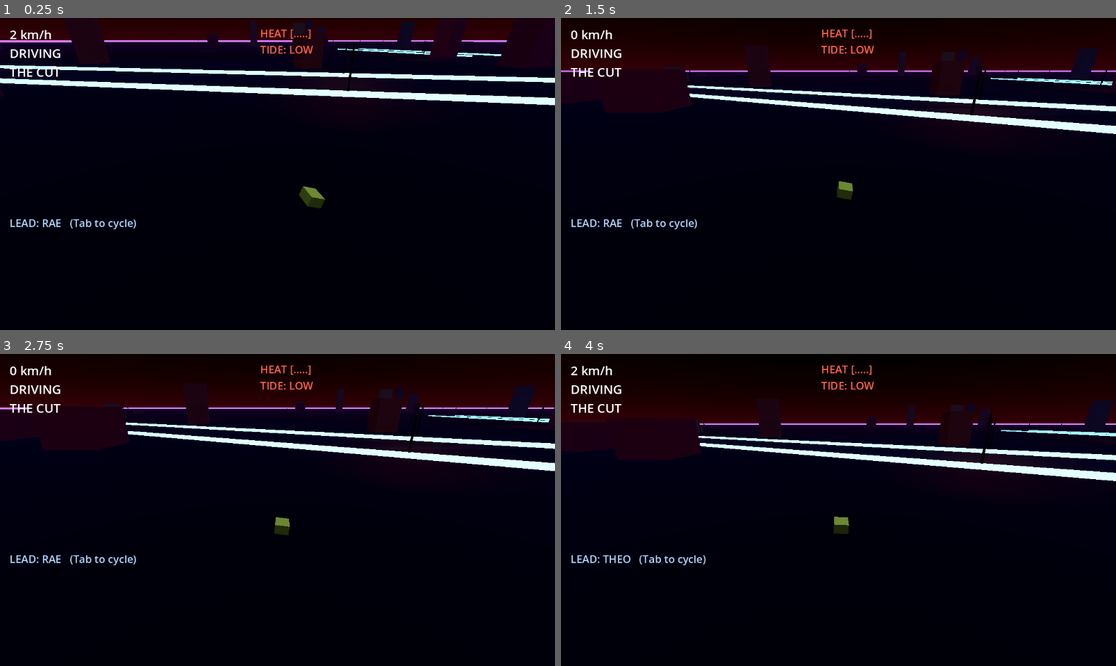
Above: before the commit, frames 1-4 (two rows, left to right).
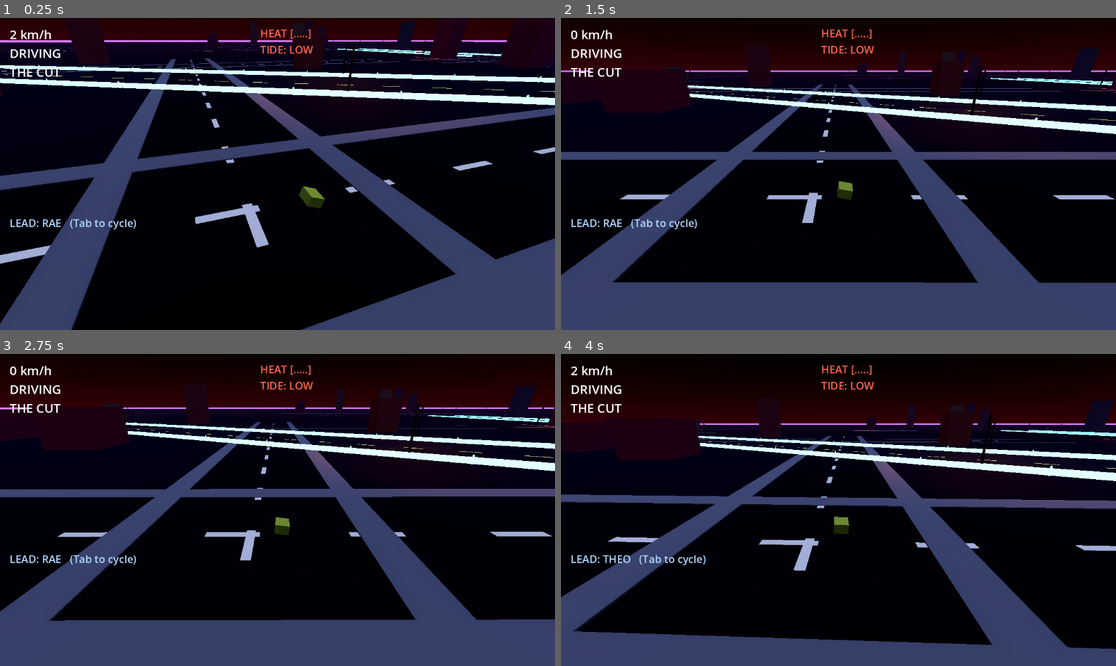
Above: after the commit, the same moments.

Repository: jaimepescht5-svg/Ge-te-Ay
Game: Godot game, scene res://Main.tscn
The game is run twice, just before and just after one commit, with the same random seed, the same clock (stepped at 60 frames per second) and the same inputs.
Inputs:
- Up to frame 1 (0.25 s): no input
- Up to frame 2 (1.5 s): hold D (steer_right) 0.53-1.28 s; hold Shift (run) 0.53-1.28 s; hold S (brake) from 1.28 s (still down); tap Shift (run) at 1.35 s
- Up to frame 3 (2.75 s): release S (brake) at 2.03 s; hold D (steer_right) from 2.03 s (still down); hold Shift (run) from 2.03 s (still down); tap F (shoot) at 2.1 s
- Up to frame 4 (4 s): release D (steer_right) at 2.78 s; release Shift (run) at 2.78 s; hold W (accel) 2.78-3.53 s; tap Tab (switch_lead) at 2.85 s; tap Shift (run) at 3.05 s; hold A (steer_left) from 3.53 s (still down); hold Shift (run) from 3.53 s (still down)

The runs differ from the first frame. In frame 1, 21% of the frame differs, in the area x 0-100%, y 8-100%; in frame 2, 26%, in the area x 0-100%, y 18-100%; in frame 3, 26%; in frame 4, 20%.

Commit message:
feat: road surfaces + street detail (road grid, dashed lines, sidewalks, causeway markings + guardrails)
Co-Authored-By: Claude Sonnet 4.6 <noreply@anthropic.com>
Claude-Session: https://claude.ai/code/session_01HPYJRFLhoG3ztUohMaskrx

Diff:
--- a/prototype/neon-delta-slice/scripts/main.gd
+++ b/prototype/neon-delta-slice/scripts/main.gd
@@ -108,6 +108,7 @@
 # ----------------------------------------------------------------- runtime state
 var mode := "play"
 var selfcheck_seconds := 300.0
+var headless := false   # true under --headless: skip render-only decoration
 
 var car: VehicleBody3D
 var player_body: CharacterBody3D
@@ -179,6 +180,7 @@
 	if ts != "":
 		Engine.time_scale = float(ts)
 	rng.seed = 12345
+	headless = DisplayServer.get_name() == "headless"
 
 	_setup_input()
 	_build_environment()
@@ -286,6 +288,8 @@
 # Warm orange OmniLights at district corners and along causeways. They glow at
 # night and switch off in daylight (driven by _update_day_night).
 func _build_streetlights() -> void:
+	if headless:
+		return   # OmniLights + poles are render-only decoration
 	# district corners
 	for d in DISTRICTS:
 		var hw: float = d["w"] * 0.5 - 12.0
@@ -427,6 +431,9 @@
 	body.position = Vector3(cx, 0, cz)
 	add_child(body)
 
+	# --- road grid, centre lines, sidewalks ---
+	_build_district_roads(cx, cz, w, dep)
+
 	# --- flood overlay (translucent water plane, animated by the tide) ---
 	var fmesh := MeshInstance3D.new()
 	var fplane := PlaneMesh.new()
@@ -519,6 +526,81 @@
 	body.position = pos
 	add_child(body)
 
+# Lay a simple 2-lane asphalt grid over a district with white dashed centre lines
+# and raised concrete sidewalks along the road edges. All visual (no collision):
+# the district ground slab underneath stays the drivable surface.
+const ROAD_WIDTH := 12.0
+const ROAD_SPACING := 80.0
+
+func _build_district_roads(cx: float, cz: float, w: float, dep: float) -> void:
+	if headless:
+		return   # decorative-only; no collision, skip in headless CI
+	var hw := w * 0.5
+	var hd := dep * 0.5
+	# vertical roads (run along z) at regular x intervals, including centre
+	var nx := int(w / ROAD_SPACING)
+	for i in range(-nx, nx + 1):
+		var x := i * ROAD_SPACING
+		if absf(x) > hw - ROAD_WIDTH:
+			continue
+		_road_strip(Vector3(cx + x, 0.01, cz), Vector3(ROAD_WIDTH, 0.02, dep))
+		_dashed_line(Vector3(cx + x, 0.03, cz), dep, false)
+		_sidewalk_pair(cx + x, cz, dep, true)
+	# horizontal roads (run along x) at regular z intervals
+	var nz := int(dep / ROAD_SPACING)
+	for j in range(-nz, nz + 1):
+		var z := j * ROAD_SPACING
+		if absf(z) > hd - ROAD_WIDTH:
+			continue
+		_road_strip(Vector3(cx, 0.01, cz + z), Vector3(w, 0.02, ROAD_WIDTH))
+		_dashed_line(Vector3(cx, 0.03, cz + z), w, true)
+		_sidewalk_pair(cx, cz + z, w, false)
+
+func _road_strip(pos: Vector3, size: Vector3) -> void:
+	var m := MeshInstance3D.new()
+	var bm := BoxMesh.new()
+	bm.size = size
+	m.mesh = bm
+	m.material_override = _mat(0x1a1a1a)
+	m.position = pos
+	add_child(m)
+
+# Dashed white centre line. `along_x` true: dashes run along x; else along z.
+func _dashed_line(pos: Vector3, length: float, along_x: bool) -> void:
+	var step := 8.0
+	var dash_len := 3.0
+	var n := int(length / step)
+	var start := -length * 0.5 + step * 0.5
+	for k in range(n):
+		var off := start + k * step
+		var m := MeshInstance3D.new()
+		var bm := BoxMesh.new()
+		if along_x:
+			bm.size = Vector3(dash_len, 0.02, 0.5)
+			m.position = pos + Vector3(off, 0, 0)
+		else:
+			bm.size = Vector3(0.5, 0.02, dash_len)
+			m.position = pos + Vector3(0, 0, off)
+		m.mesh = bm
+		m.material_override = _mat(0xf0f0f0, true, 0.4)
+		add_child(m)
+
+# Raised concrete sidewalks flanking a road. `vertical` true: road runs along z.
+func _sidewalk_pair(rx: float, rz: float, length: float, vertical: bool) -> void:
+	var edge := ROAD_WIDTH * 0.5 + 1.0
+	for s in [-1.0, 1.0]:
+		var m := MeshInstance3D.new()
+		var bm := BoxMesh.new()
+		if vertical:
+			bm.size = Vector3(2.0, 0.1, length)
+			m.position = Vector3(rx + s * edge, 0.05, rz)
+		else:
+			bm.size = Vector3(length, 0.1, 2.0)
+			m.position = Vector3(rx, 0.05, rz + s * edge)
+		m.mesh = bm
+		m.material_override = _mat(0xb0a090)
+		add_child(m)
+
 func _build_causeways() -> void:
 	for c in CAUSEWAYS:
 		_build_causeway(c)
@@ -556,6 +638,46 @@
 	# two glowing cyan rail strips along the edges (visual only)
 	_causeway_rail(mid, yaw, span, hw)
 	_causeway_rail(mid, yaw, span, -hw)
+
+	# dashed yellow centre line + cyan guardrail posts (decorative)
+	if not headless:
+		_causeway_centre_line(a, b, span)
+		_causeway_guardrails(a, b, span, hw)
+
+func _causeway_centre_line(a: Vector2, b: Vector2, span: float) -> void:
+	var dir := (b - a).normalized()
+	var step := 8.0
+	var n := int(span / step)
+	for k in range(n):
+		var t := (k * step + step * 0.5) / span
+		var p := a.lerp(b, t)
+		var m := MeshInstance3D.new()
+		var bm := BoxMesh.new()
+		bm.size = Vector3(0.4, 0.02, 3.0)
+		m.mesh = bm
+		m.material_override = _mat(0xf9f871, true, 0.6)
+		m.position = Vector3(p.x, 0.04, p.y)
+		m.rotation.y = atan2(dir.x, dir.y)
+		add_child(m)
+
+func _causeway_guardrails(a: Vector2, b: Vector2, span: float, hw: float) -> void:
+	var dir := (b - a).normalized()
+	var perp := Vector2(-dir.y, dir.x)
+	var step := 15.0
+	var n := int(span / step)
+	for k in range(n + 1):
+		var t := clampf((k * step) / span, 0.0, 1.0)
+		var p := a.lerp(b, t)
+		for s in [-1.0, 1.0]:
+			var post := MeshInstance3D.new()
+			var cm := CapsuleMesh.new()
+			cm.radius = 0.12
+			cm.height = 1.2
+			post.mesh = cm
+			post.material_override = _mat(0x05d9e8, true, 1.4)
+			var q: Vector2 = p + perp * (hw * s)
+			post.position = Vector3(q.x, 0.6, q.y)
+			add_child(post)
 
 func _causeway_rail(mid: Vector2, yaw: float, span: float, offset: float) -> void:
 	var rail := MeshInstance3D.new()
